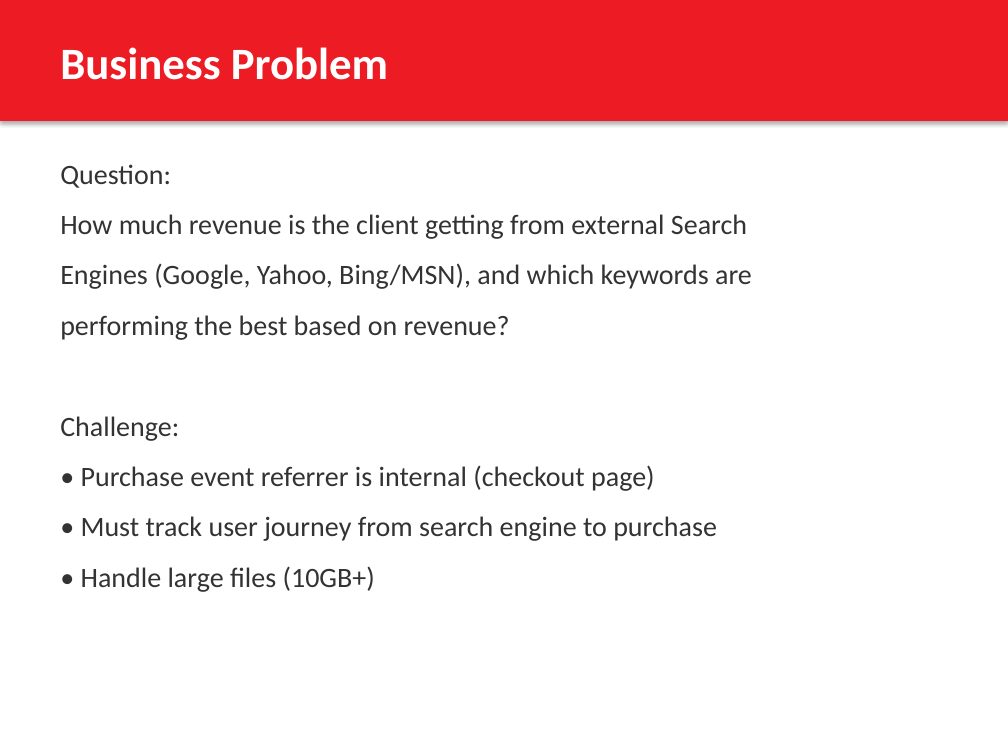
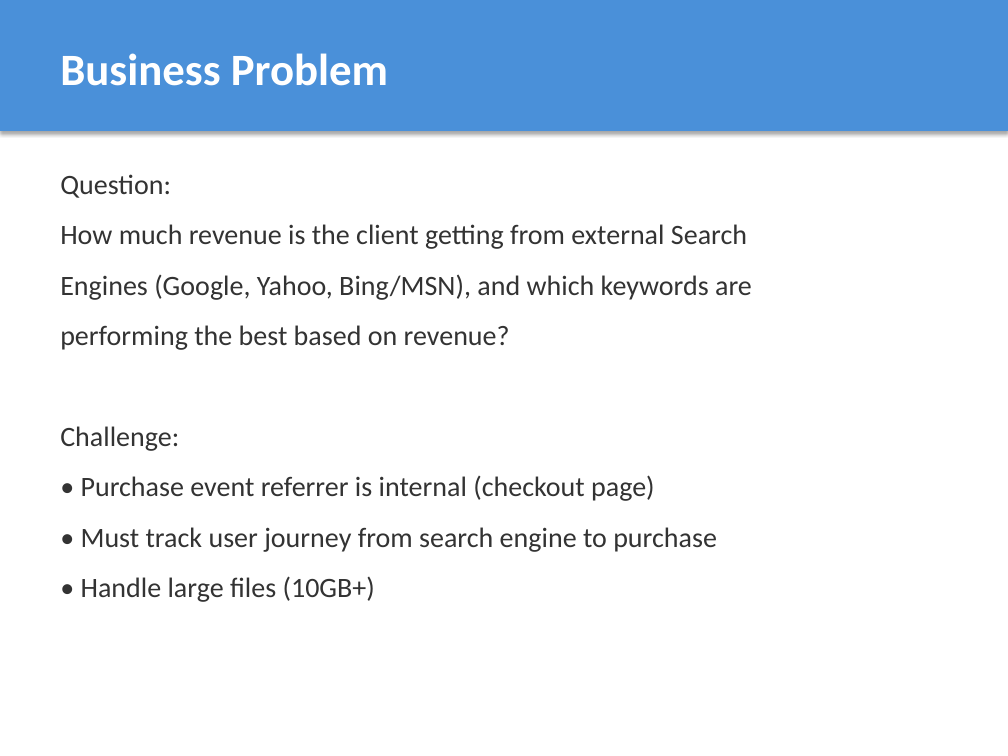
Before and after one commit to adityakommu/adb_demo, a slide deck: slide 2 of SearchKeywordPerformance_Presentation.pptx. Drawn at 1008x756 pixels with LibreOffice and Linux fonts; fonts in the diff are those of the drawing. Boxes give left, top, right and bottom in pixels: in the first picture for what was removed or moved away, otherwise in the second. Text is boxed around its words. In the diff, an @@ line names an element or a change of style, - is before the commit and + after.

Commit message:
Update presentation with light colors

```diff
--- a/SearchKeywordPerformance_Presentation.pptx
+++ b/SearchKeywordPerformance_Presentation.pptx
@@ rectangle resized from (x1=0, y1=0, x2=1008, y2=121) to (x1=0, y1=0, x2=1008, y2=131) @@
@@ rectangle at (x1=0, y1=0, x2=1008, y2=131): fill #ED1C24 to #4A90D9 @@
@@ text "Business Problem" moved from (x1=60, y1=47, x2=388, y2=80) to (x1=60, y1=53, x2=388, y2=86) @@
@@ text "Question:" moved from (x1=60, y1=164, x2=752, y2=592) to (x1=60, y1=174, x2=752, y2=602) @@
```
Also in this commit, not shown: 7 other slides changed.
